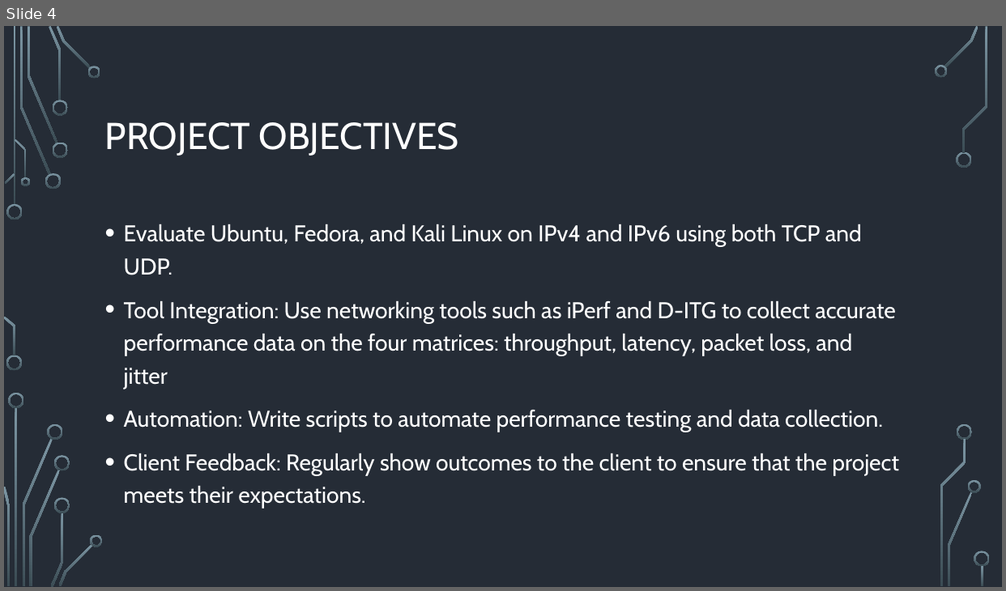
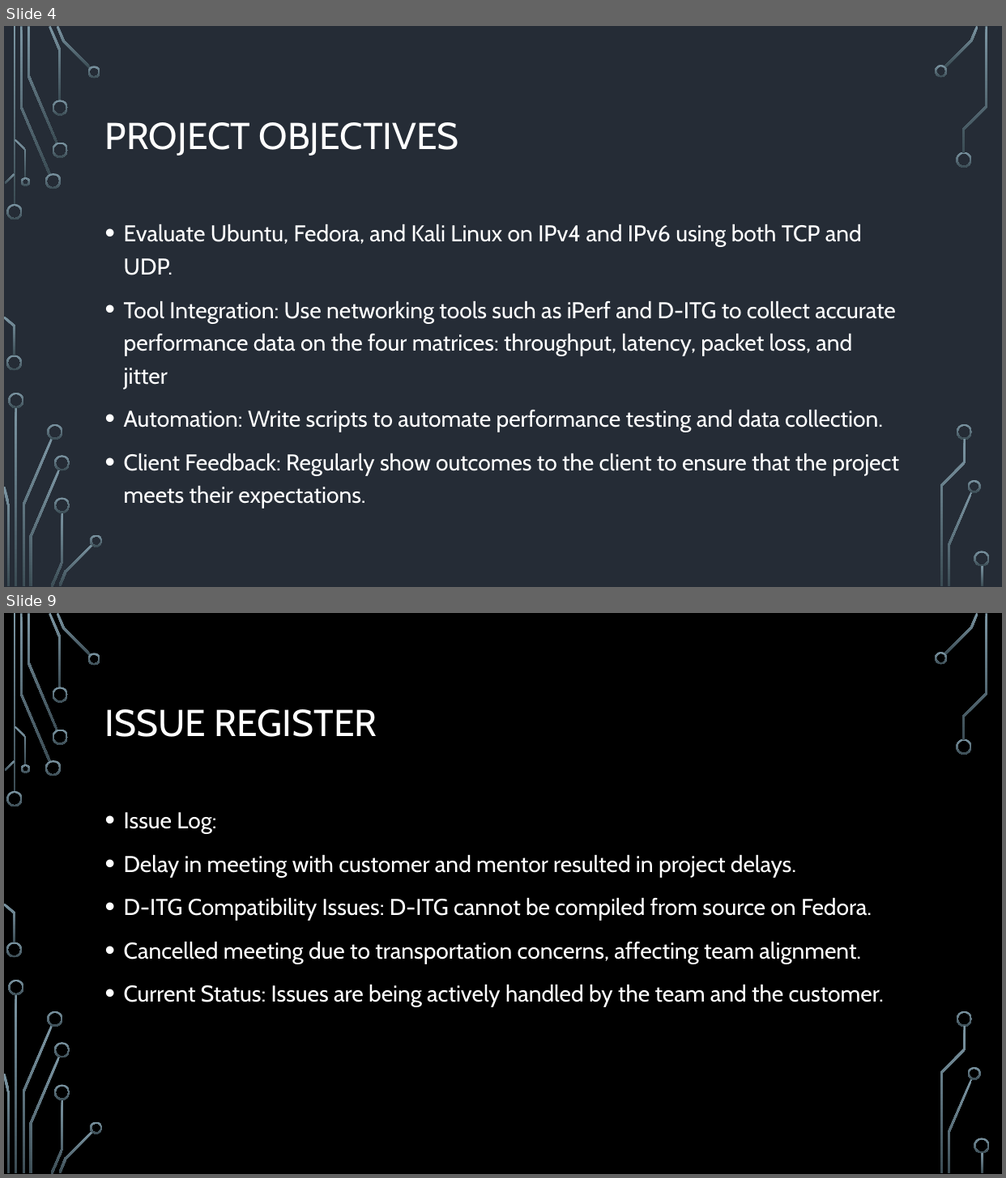
Before and after one commit to Linux-Network-Performance-Evaluation/Portfolio, a slide deck: 02-Planning-and-Control/Proposal/Proposal-Presentation/Version-History/First Draft Powerpoint.pptx. Shown one above the other, each under a label of ours: slide 4 before the commit, slides 4 and 9 after it; the slides between them are not shown. The pictures are 1006x591 and 1006x1178 pixels, drawn with LibreOffice and Linux fonts; fonts in the diff are those of the drawing; background and template pictures are left out. Boxes give left, top, right and bottom in pixels: in the first picture for what was removed or moved away, otherwise in the second. Text is boxed around its words. In the diff, an @@ line names an element or a change of style, - is before the commit and + after.

```diff
--- a/02-Planning-and-Control/Proposal/Proposal-Presentation/Version-History/First Draft Powerpoint.pptx
+++ b/02-Planning-and-Control/Proposal/Proposal-Presentation/Version-History/First Draft Powerpoint.pptx
@@ slide 9 added at (4, 613, 1002, 1174), background picture (left out); not listed: 36 template elements that a slide beside it also shows @@
@@ title added at (105, 709, 377, 737), 36 pt, text #FFFFFF @@
+ISSUE REGISTER
@@ text added at (124, 812, 884, 1007), 22 pt, text #FFFFFF @@
+• Issue Log:
+• Delay in meeting with customer and mentor resulted in project delays.
+• D-ITG Compatibility Issues: D-ITG cannot be compiled from source on Fedora.
+• Cancelled meeting due to transportation concerns, affecting team alignment.
+• Current Status: Issues are being actively handled by the team and the customer.
```
Also in this commit, not shown: 5 slides changed, 4 other slides added, 11 slides removed, 8 other files.
